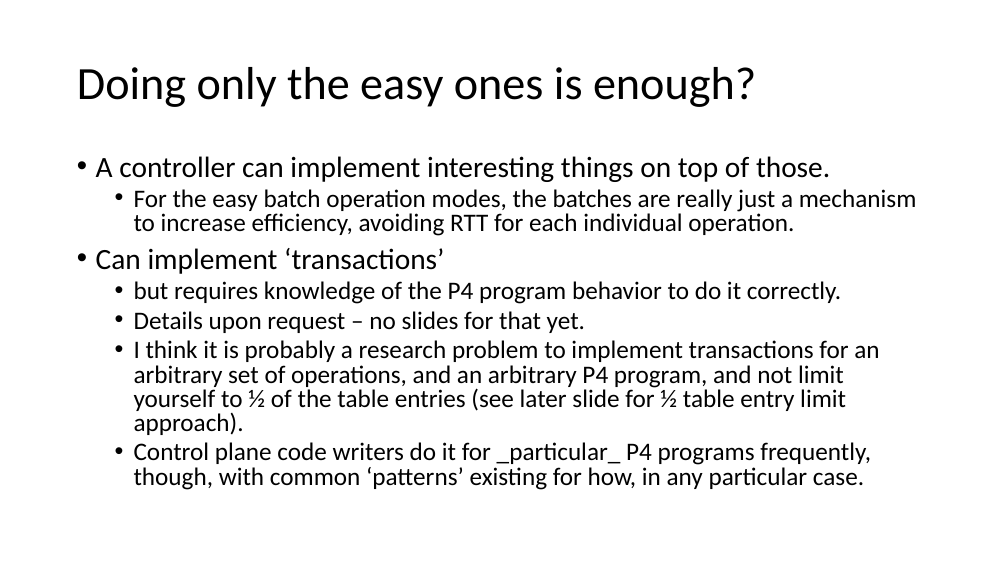
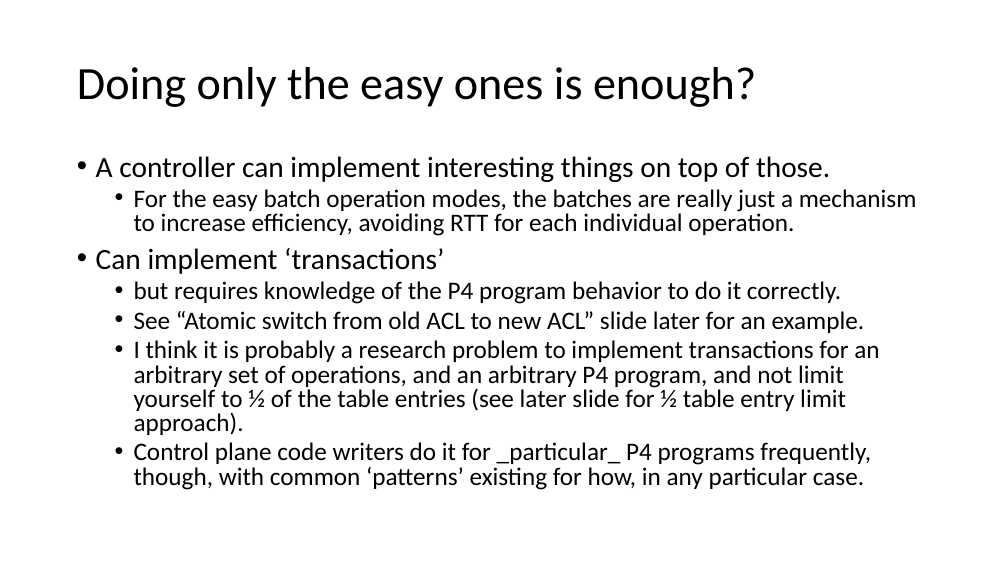
Before and after one commit to jafingerhut/p4-guide, a slide deck: slide 5 of docs/p4runtime api batch operations.pptx. Drawn at 1008x567 pixels with LibreOffice and Linux fonts; fonts in the diff are those of the drawing. Boxes give left, top, right and bottom in pixels: in the first picture for what was removed or moved away, otherwise in the second. Text is boxed around its words. In the diff, an @@ line names an element or a change of style, - is before the commit and + after.

Commit message:
Add example of atomic batch operation for ACLs

```diff
--- a/docs/p4runtime api batch operations.pptx
+++ b/docs/p4runtime api batch operations.pptx
@@ text at (134, 311, 865, 333): text changed @@
-  • Details upon request – no slides for that yet.
+  • See “Atomic switch from old ACL to new ACL” slide later for an example.
```
Also in this commit, not shown: 4 other slides changed, 5 slides added.
